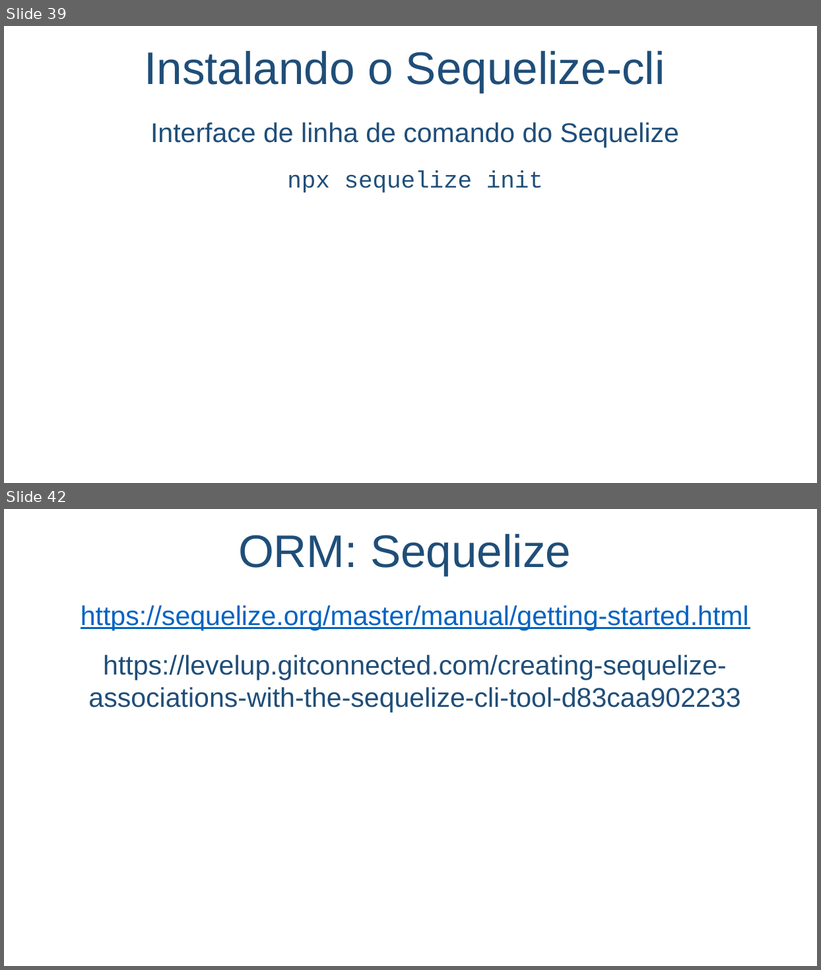
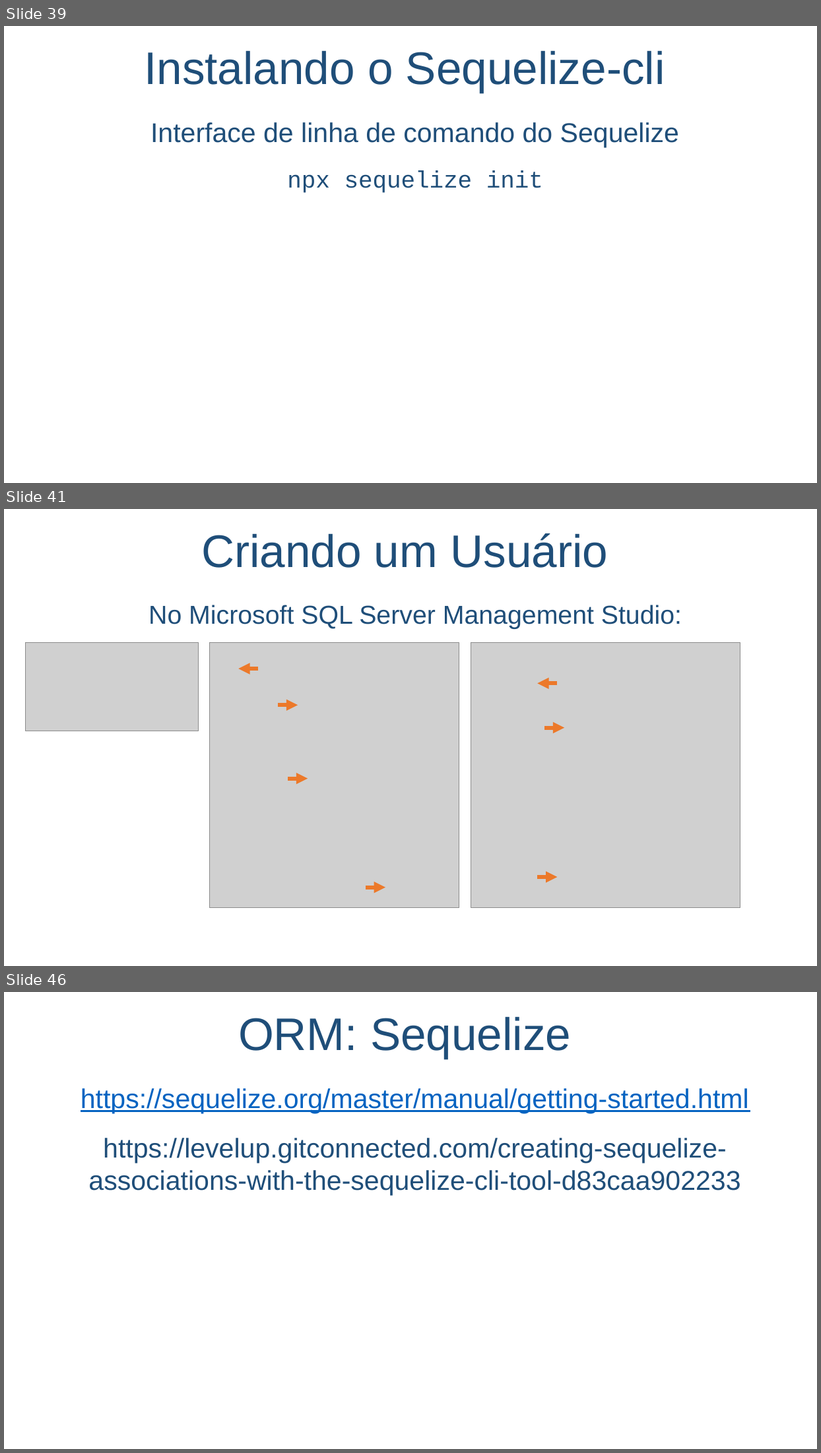
Before and after one commit to salmo-jr/public-slides, a slide deck: node-js.pptx. Shown one above the other, each under a label of ours: slides 39 and 42 before the commit, slides 39, 41 and 46 after it; the slides between them are not shown. The pictures are 821x970 and 821x1453 pixels, drawn with LibreOffice and Linux fonts; fonts in the diff are those of the drawing; grey boxes stand for pictures; background and template pictures are left out. Boxes give left, top, right and bottom in pixels: in the first picture for what was removed or moved away, otherwise in the second. Text is boxed around its words. In the diff, an @@ line names an element or a change of style, - is before the commit and + after.

Commit message:
conexão com o SQL Server

```diff
--- a/node-js.pptx
+++ b/node-js.pptx
@@ slide 41 added at <box>4,509,817,966</box>, background picture (left out) @@
@@ text added at <box>201,533,608,568</box>, 54 pt, text #1F4E79 @@
+Criando um Usuário
@@ text added at <box>149,605,682,629</box>, 30.6 pt, text #1F4E79 @@
+No Microsoft SQL Server Management Studio:
@@ picture added at <box>25,642,199,731</box> @@
@@ group added at <box>209,642,459,908</box>: 4 arrows, 1 picture @@
@@ group added at <box>471,642,741,908</box>: 3 arrows, 1 picture @@
@@ what was slide 42 is now slide 46 @@
```
Also in this commit, not shown: 8 slides changed, 3 other slides added.
